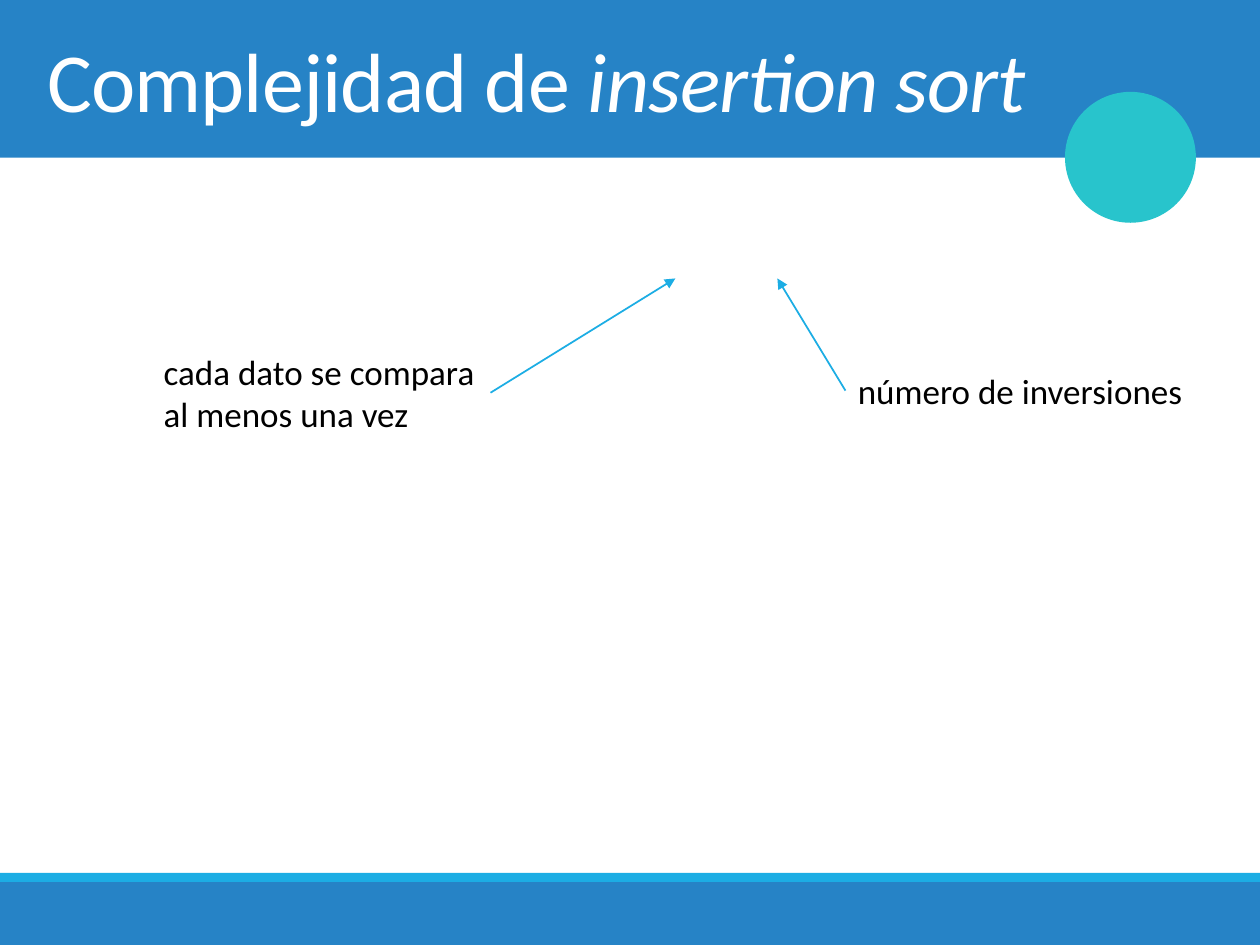
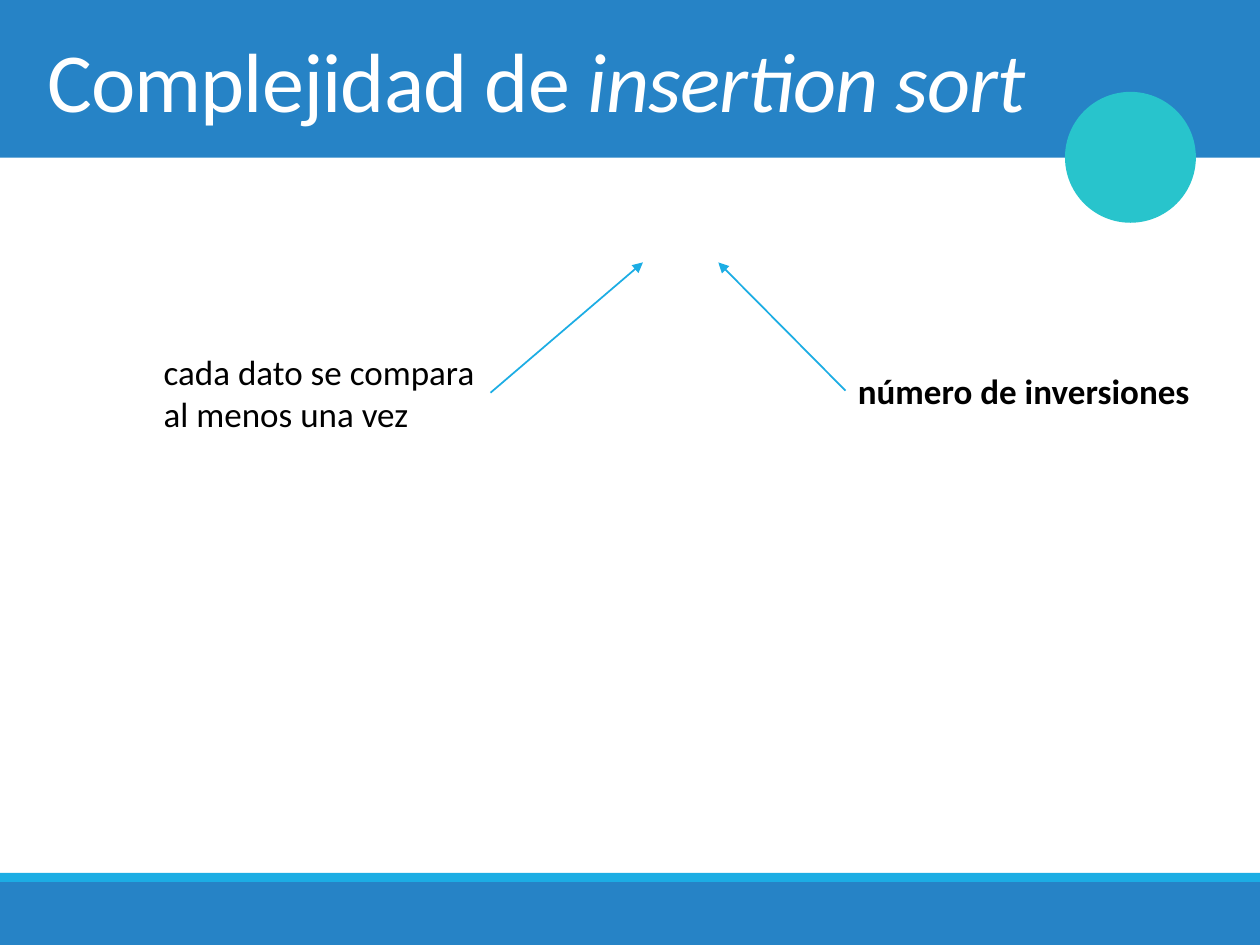
Before and after one commit to chris-carstens/2020-2, a slide deck: slide 34 of Clases/01 - Selection & Insertion sort/01. Selection & Insertion sort.pptx (slide 35 before the commit). Drawn at 1260x945 pixels with LibreOffice and Linux fonts; fonts in the diff are those of the drawing; grey boxes stand for pictures; background and template pictures are left out. Boxes give left, top, right and bottom in pixels: in the first picture for what was removed or moved away, otherwise in the second. Text is boxed around its words. In the diff, an @@ line names an element or a change of style, - is before the commit and + after.

Commit message:
Update Insertionsort

```diff
--- a/Clases/01 - Selection & Insertion sort/01. Selection & Insertion sort.pptx
+++ b/Clases/01 - Selection & Insertion sort/01. Selection & Insertion sort.pptx
@@ arrow moved from (490, 393) - (675, 278) to (490, 393) - (643, 262) @@
@@ arrow moved from (845, 391) - (777, 278) to (845, 391) - (718, 262) @@
@@ text "número de inversiones" at <box>858,379,1190,405</box>: bold on @@
```
Also in this commit, not shown: 3 other slides changed, 2 slides added, 1 slide removed, 1 other file.
